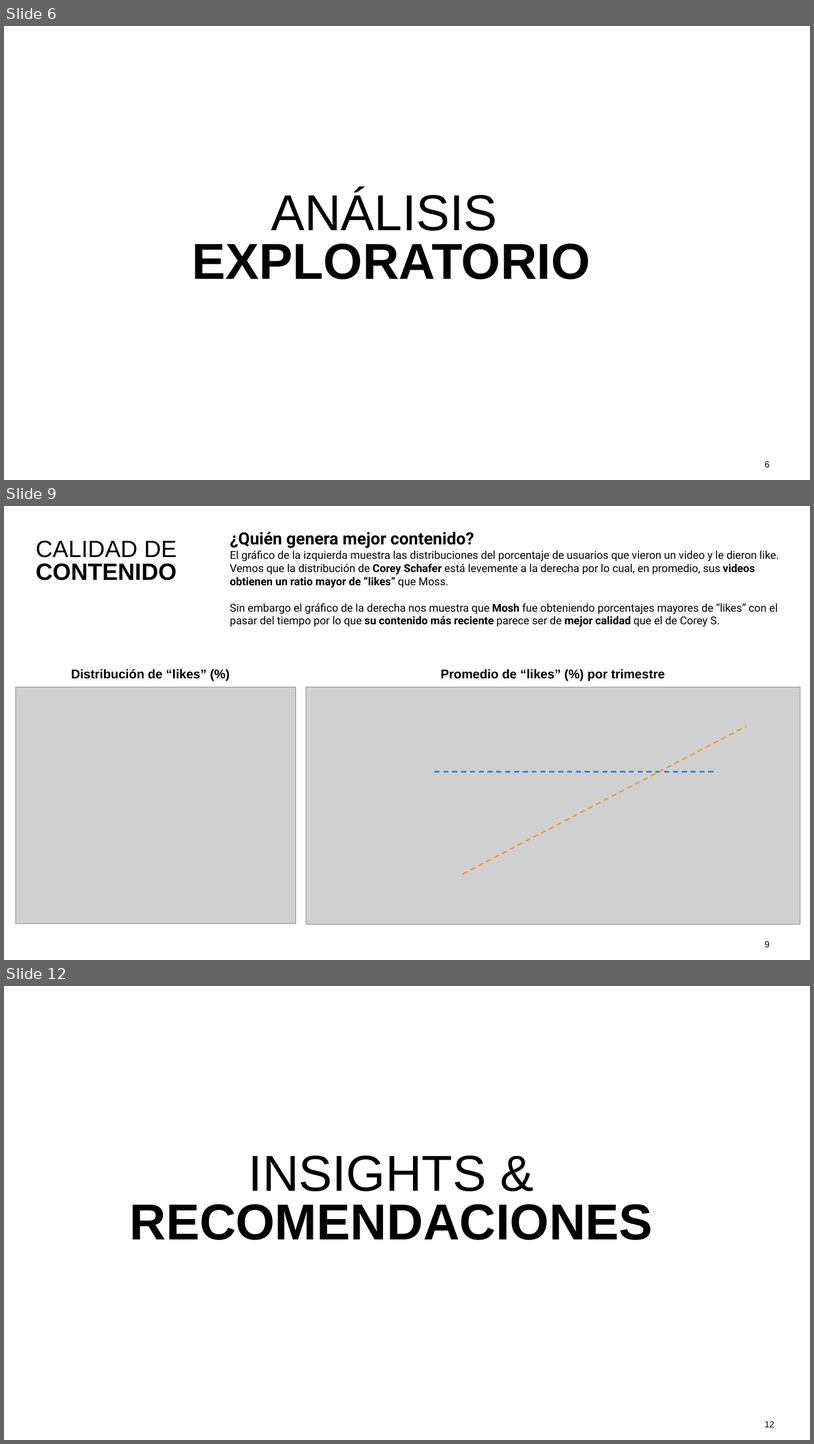
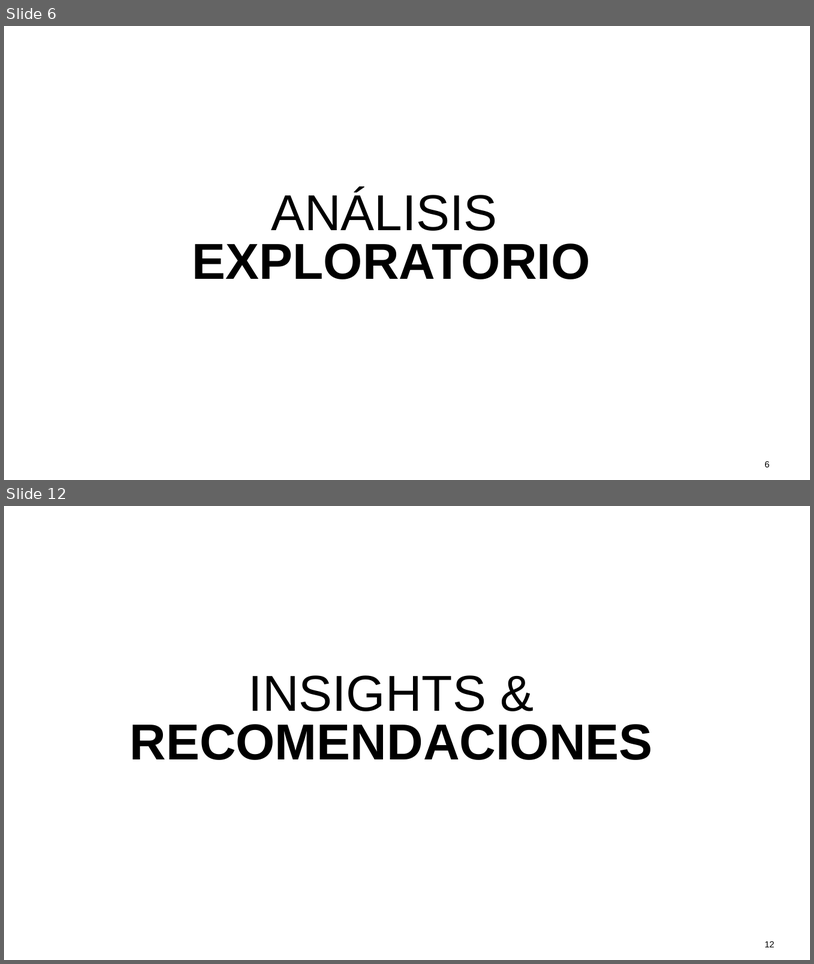
Before and after one commit to tekluis/CoderHouse, a slide deck: 11-PRESENTACION_TEK.pptx. Shown one above the other, each under a label of ours: slides 6, 9 and 12 before the commit, slides 6 and 12 after it; the slides between them are not shown. The pictures are 814x1444 and 814x964 pixels, drawn with LibreOffice and Linux fonts; fonts in the diff are those of the drawing; grey boxes stand for pictures. Boxes give left, top, right and bottom in pixels: in the first picture for what was removed or moved away, otherwise in the second. Text is boxed around its words. In the diff, an @@ line names an element or a change of style, - is before the commit and + after.

```diff
--- a/11-PRESENTACION_TEK.pptx
+++ b/11-PRESENTACION_TEK.pptx
@@ slide 9 removed at [4, 506, 810, 960], background #FFFFFF @@
@@ text removed at [36, 540, 177, 580] @@
-CALIDAD DE
-CONTENIDO
@@ text removed at [230, 532, 779, 627] @@
-¿Quién genera mejor contenido?
-El gráfico de la izquierda muestra las distribuciones del porcentaje de usuarios que vieron un video y le dieron like. Vemos que la distribución de Corey Schafer está levemente a la derecha por lo cual, en promedio, sus videos obtienen un ratio mayor de “likes” que Moss.
-Sin embargo el gráfico de la derecha nos muestra que Mosh fue obteniendo porcentajes mayores de “likes” con el pasar del tiempo por lo que su contenido más reciente parece ser de mejor calidad que el de Corey S.
@@ text removed at [71, 669, 207, 679] @@
-Distribución de “likes” (%)
@@ text removed at [441, 669, 665, 681] @@
-Promedio de “likes” (%) por trimestre
@@ picture removed at [15, 687, 296, 924] @@
@@ picture removed at [306, 687, 801, 924] @@
@@ line removed from (463, 874) to (747, 726) @@
@@ line removed from (435, 772) to (716, 772) @@
@@ page number removed at [765, 940, 770, 947] @@
-9
```
Also in this commit, not shown: 4 slides changed, 6 slides added, 5 other slides removed.
